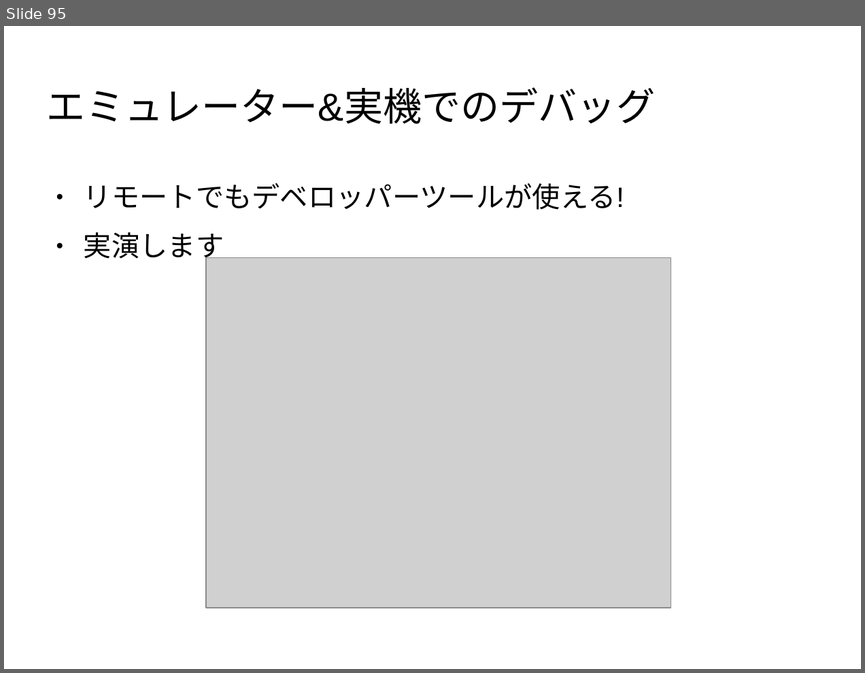
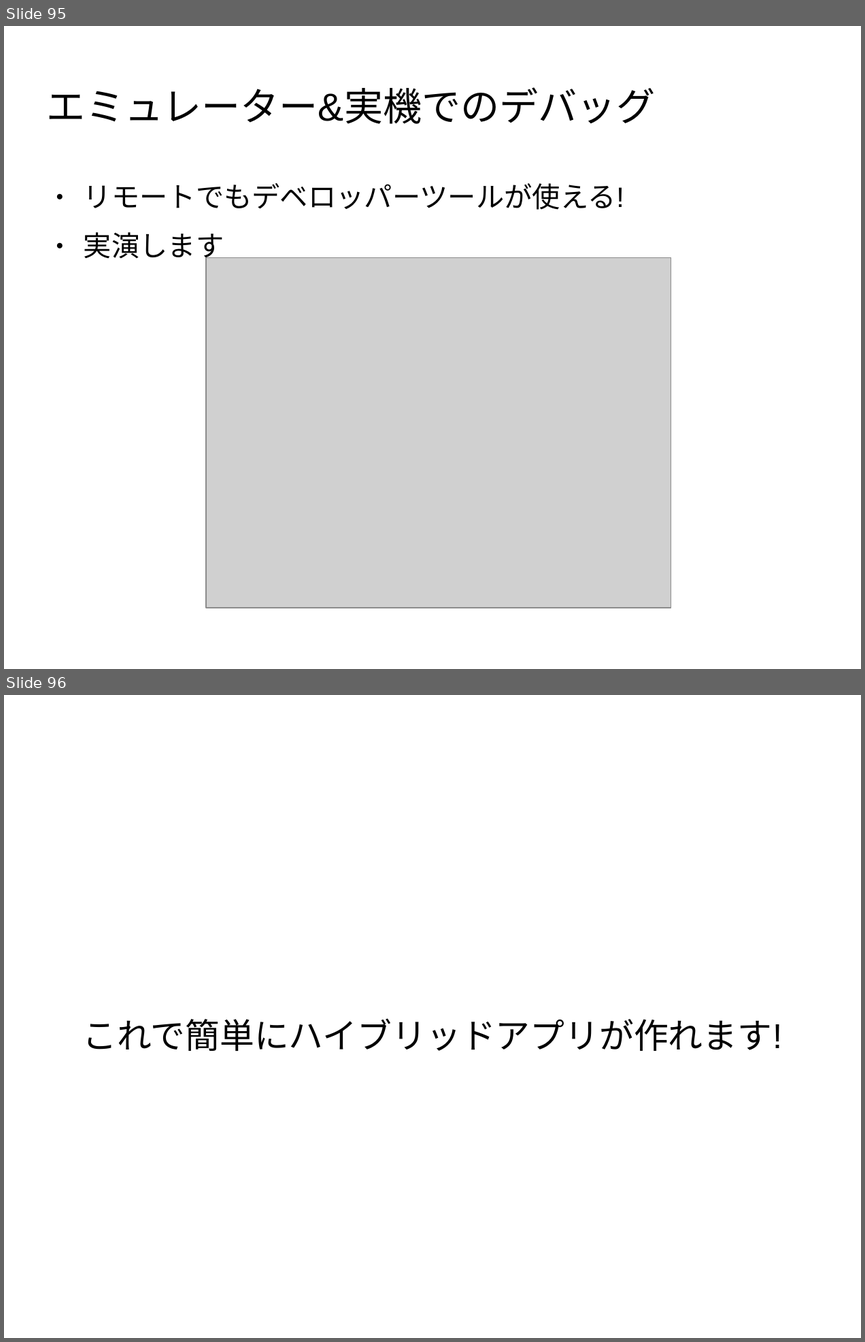
Before and after one commit to masakura/yeoman-presentation, a slide deck: yeoman-presentation.odp. Shown one above the other, each under a label of ours: slide 95 before the commit, slides 95 and 96 after it. The pictures are 865x673 and 865x1342 pixels, drawn with LibreOffice and Linux fonts; fonts in the diff are those of the drawing; grey boxes stand for pictures; background and template pictures are left out. Boxes give left, top, right and bottom in pixels: in the first picture for what was removed or moved away, otherwise in the second. Text is boxed around its words. In the diff, an @@ line names an element or a change of style, - is before the commit and + after.

```diff
--- a/yeoman-presentation.odp
+++ b/yeoman-presentation.odp
@@ slide 96 added at box(4, 695, 861, 1338), background picture (left out) @@
@@ subtitle added at box(83, 1018, 783, 1051), 32 pt, text #000000 @@
+これで簡単にハイブリッドアプリが作れます!
```
Also in this commit, not shown: 10 slides changed, 1 other slide added, 1 slide removed.
